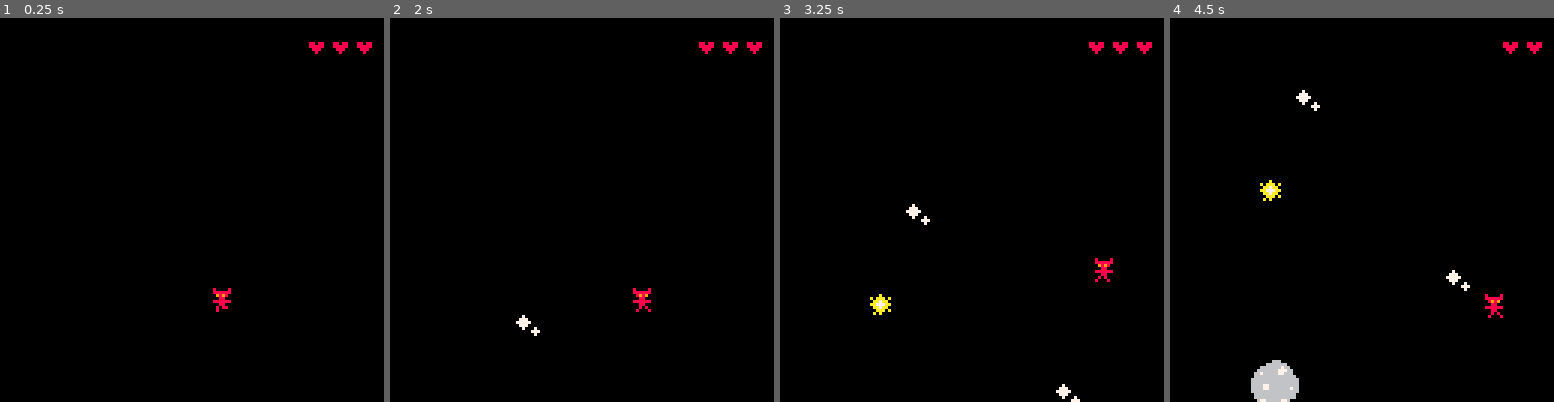
Above: before the commit, frames 1-4 (left to right).
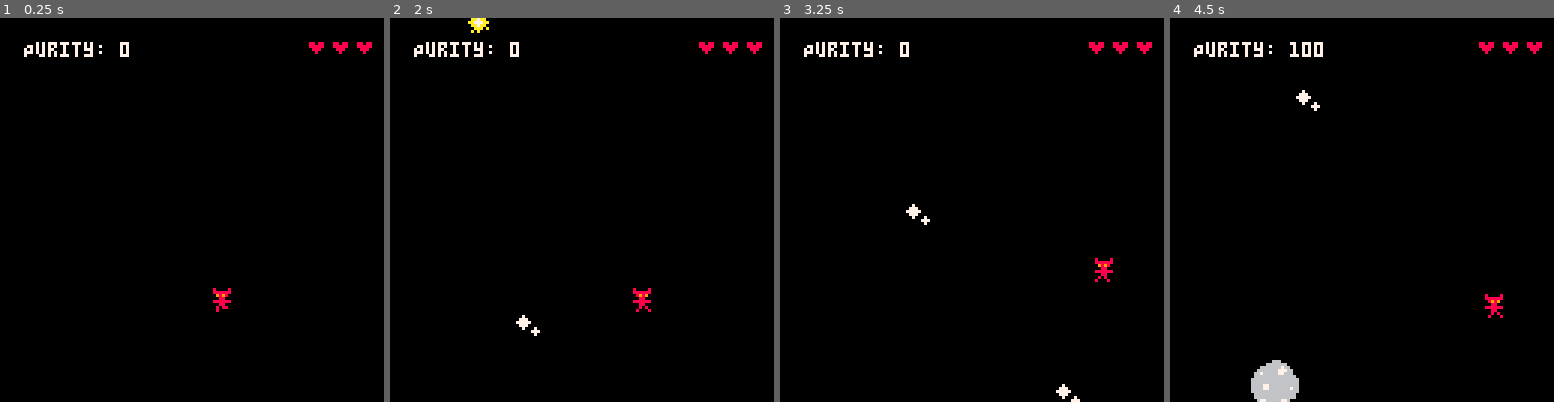
Above: after the commit, the same moments.

Repository: MCSDWVL/picopcp
Game: PICO-8 cartridge helloworld.p8
The game is run twice, just before and just after one commit, with the same random seed, the same clock (stepped at 60 frames per second) and the same inputs.
Inputs:
- Up to frame 1 (0.25 s): no input
- Up to frame 2 (2 s): hold Right from 1.6 s (still down)
- Up to frame 3 (3.25 s): release Right at 2.1 s; hold Up 2.15-2.42 s; hold Right 2.47-3.03 s; hold Left from 3.08 s (still down)
- Up to frame 4 (4.5 s): release Left at 3.58 s; hold Down 3.63-3.97 s; hold Right from 4.02 s (still down)

The runs differ from the first frame. In frame 1, 0.4% of the frame differs, in the area x 6-34%, y 6-11%; in frame 2, 0.6%; in frame 3, 0.6%; in frame 4, 0.9%, in the area x 6-85%, y 6-72%.

Commit message:
add purity to pickups and make them not hurt you

Diff:
--- a/helloworld.p8
+++ b/helloworld.p8
@@ -7,6 +7,7 @@
 player_acceleration = .3
 player_max_speed = 3
 pl = nil
+score = 0
 
 -- other tuning parameters... these might need to split to be per level?
 frames_til_next_enemy = 30
@@ -91,7 +92,6 @@
     frametime=10,
     w=5,
     h=5,
-    is_innocent=true,
     init = function(a)
       -- randomize horizontal movement
       a.dx = 2 - rnd(4)
@@ -115,7 +115,8 @@
     dx = 0,
     dy = -1,
     frametime=1,
-    is_innocent=true
+    is_innocent=true,
+    purity=100,
   },
   shooting_star = {
     spr_w=1,
@@ -127,7 +128,16 @@
     dx = 0,
     dy = -1,
     frametime=1,
-    is_innocent=true
+    is_innocent=true,
+    purity=1000,
+    init = function(a)
+      -- start off the top of the screen
+      a.y = -5
+
+      -- movement down and sideways
+      a.dy = 3
+      a.dx = 4-rnd(8)
+    end,
   },
 
   -- enemies - sky
@@ -141,9 +151,9 @@
    frametime=1,
    w=5,
    h=5,
-   is_innocent=true
+   is_innocent=true,
+   purity = 100,
  },
-
  -- enemies - ocean
 
   -- special actors
@@ -261,21 +271,22 @@
 end
 
 function collide()
- for a in all(actors) do
-  if (a ~= pl) then
-  	local x=pl.x - a.x
-  	local y=pl.y - a.y
-  	if ((abs(x) < pl.w+a.w) and
-  	   (abs(y) < pl.h+a.h))
-  	then
-  	 return true
-  	end
-  end
- end
+  for a in all(actors) do
+    if (a ~= pl) then
+    	local x=pl.x - a.x
+    	local y=pl.y - a.y
+      if ((abs(x) < pl.w+a.w) and (abs(y) < pl.h+a.h)) then
+        -- Return the actor we collide with so we can decide what to do with it.
+        return a
+      end
+    end
+  end
+  -- didn't collide with anything
+  return nil
 end
 
 -- update the players movement force
-colliding = false
+colliding = nil
 function update_player(a)
   accel={dx=0,dy=0}
   if (btn(0)) then
@@ -312,8 +323,13 @@
   -- check for collision with obstacles/powerups?
   local wascolliding = colliding
   colliding = collide()
-  if (colliding and (not wascolliding)) then
-    take_damage()
+  if (colliding and (colliding ~= wascolliding)) then
+    if (colliding.is_innocent) then
+      score += colliding.purity
+      del(actors, colliding)
+    else
+      take_damage()
+    end
   end
 end
 
@@ -417,6 +433,13 @@
   end
 end
 
+function draw_score()
+  local score_x = 8
+  local score_y = 8
+  local score_color = 7
+  print("Purity: "..score, score_x, score_y, score_color)
+end
+
 -- called approximately once per frame.
 function _draw()
   if (colliding) then
@@ -426,6 +449,7 @@
   end
   foreach(actors,draw_actor)
   draw_health()
+  draw_score()
 
   if (pl.health <= 0) then
     rectfill(0,0,127,127,0)
